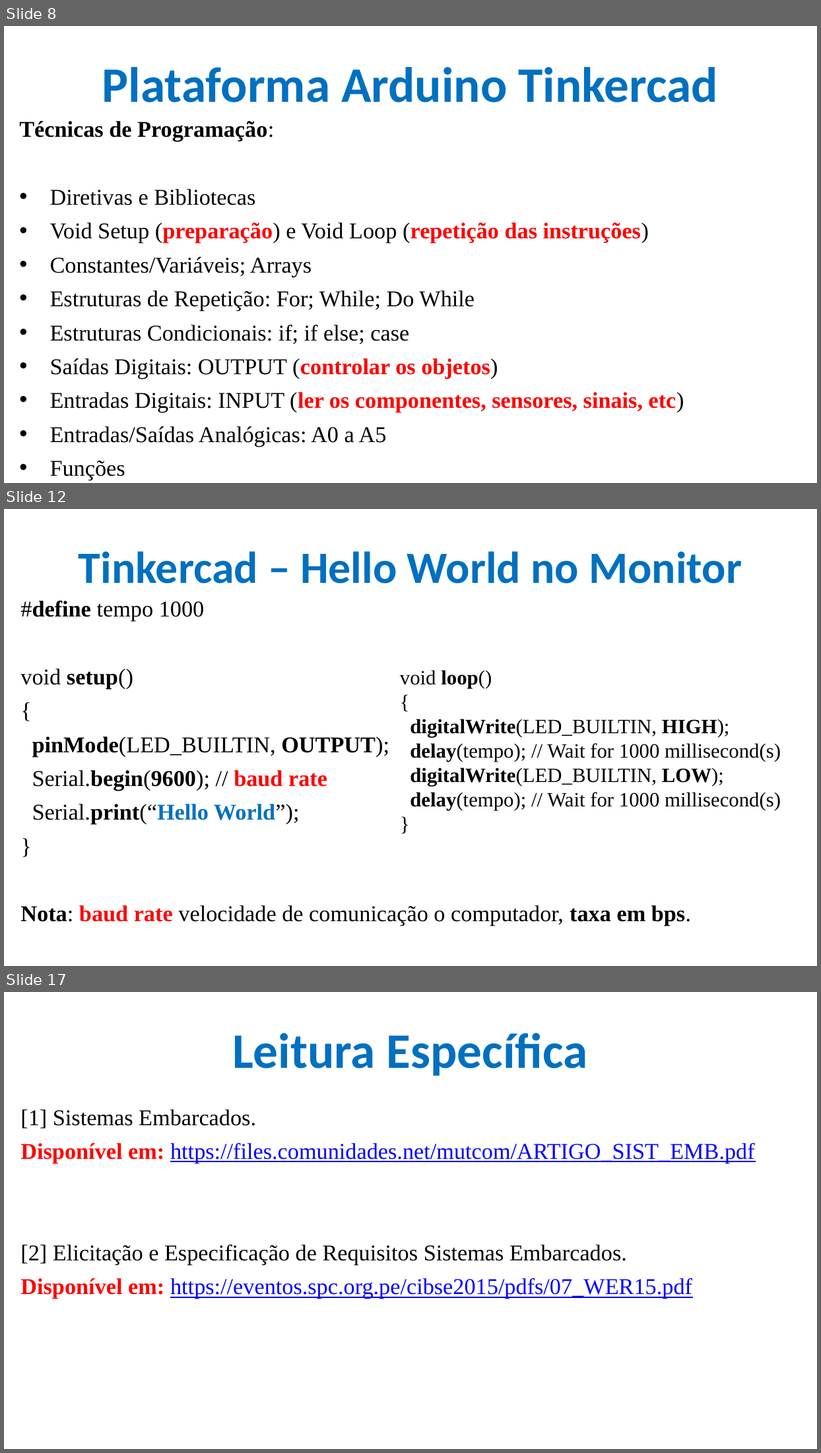
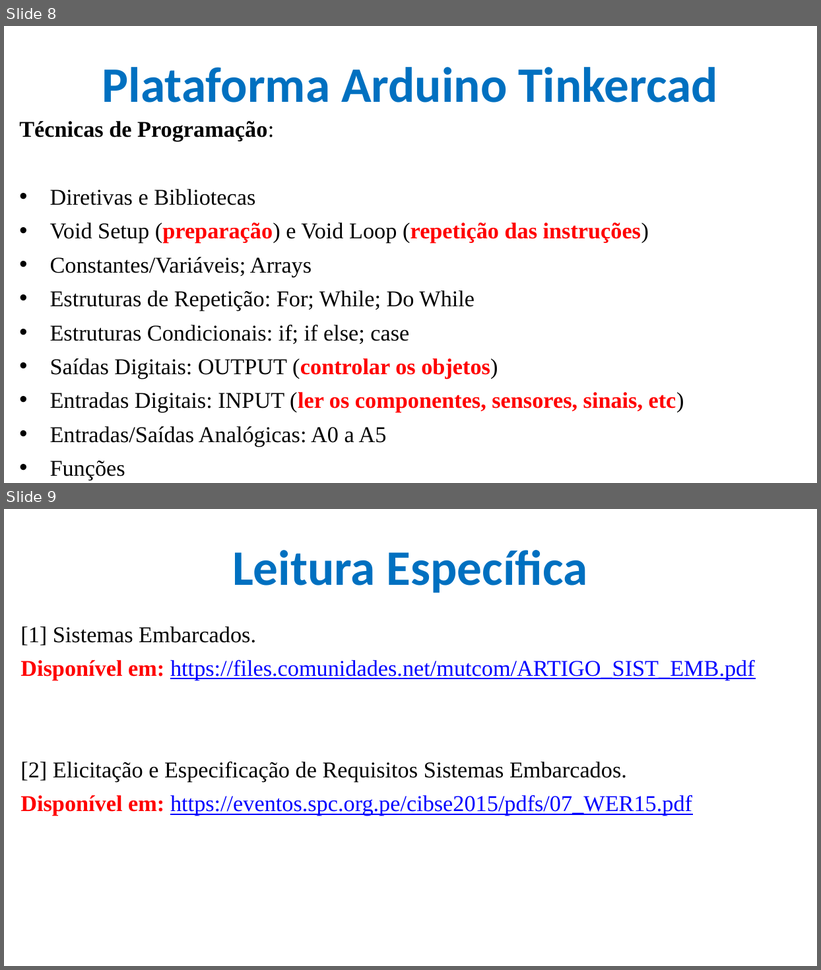
Before and after one commit to CloudEducationBrazil/WydenArea1ProgramacaoMicrocontroladores, a slide deck: 01 Classes/Aula 03 - Programação Microcontroladores - Arduino Tinkercad.pptx. Shown one above the other, each under a label of ours: slides 8, 12 and 17 before the commit, slides 8 and 9 after it; the slides between them are not shown. The pictures are 821x1453 and 821x970 pixels, drawn with LibreOffice and Linux fonts; fonts in the diff are those of the drawing; background and template pictures are left out. Boxes give left, top, right and bottom in pixels: in the first picture for what was removed or moved away, otherwise in the second. Text is boxed around its words. In the diff, an @@ line names an element or a change of style, - is before the commit and + after.

```diff
--- a/01 Classes/Aula 03 - Programação Microcontroladores - Arduino Tinkercad.pptx
+++ b/01 Classes/Aula 03 - Programação Microcontroladores - Arduino Tinkercad.pptx
@@ slide 12 removed at box(4, 509, 817, 966), background picture (left out) @@
@@ title removed at box(79, 551, 742, 584) @@
-Tinkercad – Hello World no Monitor
@@ text removed at box(20, 601, 691, 926) @@
-#define tempo 1000
-void setup()
-{
-pinMode(LED_BUILTIN, OUTPUT);
-Serial.begin(9600); // baud rate
-Serial.print(“Hello World”);
-}
-Nota: baud rate velocidade de comunicação o computador, taxa em bps.
@@ text removed at box(400, 670, 781, 811) @@
-void loop()
-{
-digitalWrite(LED_BUILTIN, HIGH);
-delay(tempo); // Wait for 1000 millisecond(s)
-digitalWrite(LED_BUILTIN, LOW);
-delay(tempo); // Wait for 1000 millisecond(s)
-}
@@ what was slide 17 is now slide 9 @@
```
Also in this commit, not shown: 1 slide changed, 7 other slides removed, 1 other file.
